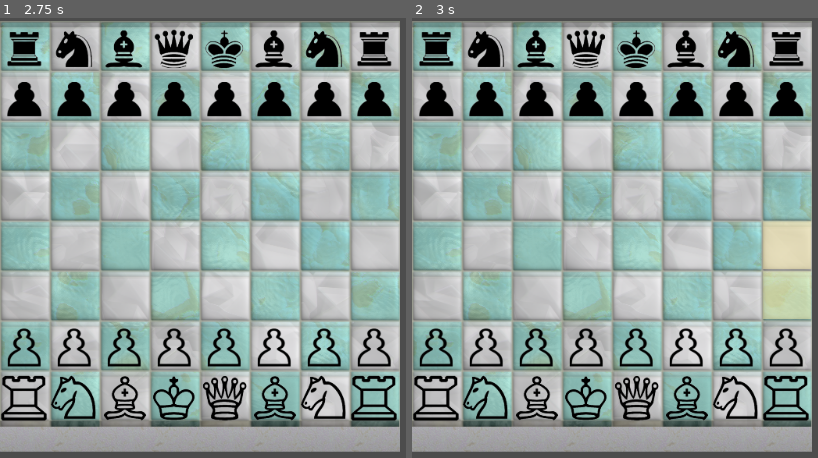
Above: before the commit, frames 1-2 (left to right).
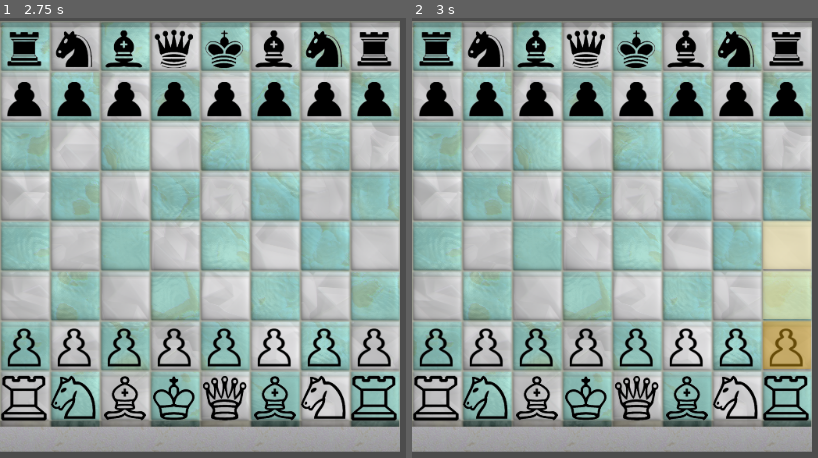
Above: after the commit, the same moments.

Repository: reidhaegele/chessieboi
Game: Godot game, scene res://Chess2d.tscn
Same seed, same stepped clock (60 frames per second), same inputs: the game is played once before the commit and once after it.
Inputs (mouse positions are in pixels of both pictures, inside the frame that each line leads up to):
- Up to frame 1 (2.75 s): tap Enter at 0.5, 2 s; move the mouse to (outside the picture) at 0.52 s; click (outside the picture) at 0.67 s; tap Space at 1.25 s; move the mouse to (239, 277) at 1.27 s; click (239, 277) at 1.42 s; move the mouse to (outside the picture) at 2.02 s; click (outside the picture) at 2.17 s
- Up to frame 2 (3 s): tap Space at 2.75 s; move the mouse to (773, 343) at 2.77 s; click (773, 343) at 2.92 s

Frame 1 is identical in both runs. In frame 2, 1.3% of the frame differs, in the area x 86-99%, y 68-80%.

Commit message:
Change modulate of indicator tile highlight

Diff:
--- a/Chessboard.gd
+++ b/Chessboard.gd
@@ -34,7 +34,7 @@
 var selectedPiece: Sprite = null
 var lastPiece: Sprite = null
 var dotSize = 10
-var dotColor = Color(1, 0, 0)
+var dotColor = Color(0.9, 0.8, 0.3)
 
 func _ready() -> void:
 	# Spawn chess pieces on the board
@@ -113,6 +113,7 @@
 			# Draw dots on valid move squares
 			for move in validMoves:
 				draw_dot(move)
+			draw_dot(Vector2(int((selectedPiece.position.x + myOffset.x) / cellSize.x), int((selectedPiece.position.y + myOffset.y) / cellSize.y)), true)
 	else:
 		clear_dots()
 
@@ -138,13 +139,16 @@
 		if child.has_meta("is_dot"):
 			child.queue_free()
 
-func draw_dot(square: Vector2) -> void:
+func draw_dot(square: Vector2, dark: bool=false) -> void:
 	# Create a new dot Sprite
 	var dot = Sprite.new()
 	dot.texture = load("res://sprites/Dot.png")  # Set dot texture
 	dot.position = square * cellSize - myOffset # Set dot position based on square
 	dot.scale = Vector2(dotSize, dotSize) / cellSize  # Set dot scale based on dot size and cell size
-#	dot.modulate = dotColor  # Set dot color
+
+	if dark:
+		dot.modulate = dotColor  # Set dot color
+		dot.self_modulate = dotColor
 
 	# Set a metadata flag to identify the dot
 	dot.set_meta("is_dot", true)
